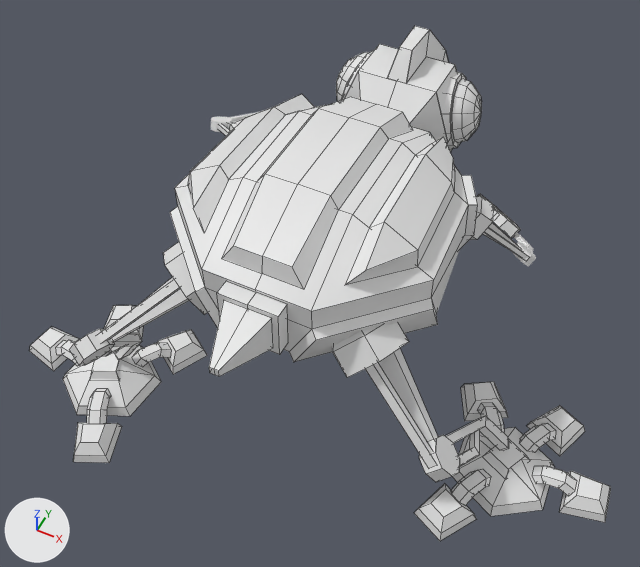
The Blender file robot/work/robot.blend, before and after one commit.
Both versions are drawn from a 50 mm camera at (2.51, -5.1, 7.69) aimed at (-0.04, 0.0, 1.32). Arrows for +X, +Y and +Z are at lower left; the lights stay in place. Mesh edges are drawn as thin lines on the coarser meshes.

The first picture shows 'body', 'foot-left', 'foot-right', 'head', 'leg-left', 'leg-right', 'upper-arm-right', 'upper-leg-left', 'upper-leg-right'.
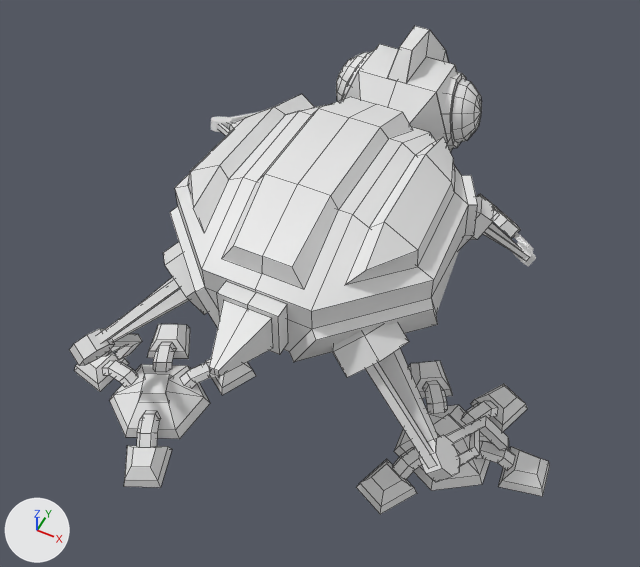
Where the change shows, as pixel boxes (x1, y1, x2, y2) in the pictures (640 x 567 px):
```json
{"object": "foot-right", "change": "moved", "before": [414, 382, 611, 541], "after": [356, 361, 550, 514]}
{"object": "foot-left", "change": "moved", "before": [29, 305, 207, 463], "after": [74, 324, 256, 487]}
```

Scene script edits in JSON lines:
```json
{"op": "set", "path": "ob_foot_left.location", "old": "(-1.91, -1.18, 0.3)", "new": "(-1.31, -1.18, 0.3)"}
{"op": "set", "path": "ob_foot_right.location", "old": "(2.13, -0.36, 0.3)", "new": "(1.53, -0.36, 0.3)"}
```
